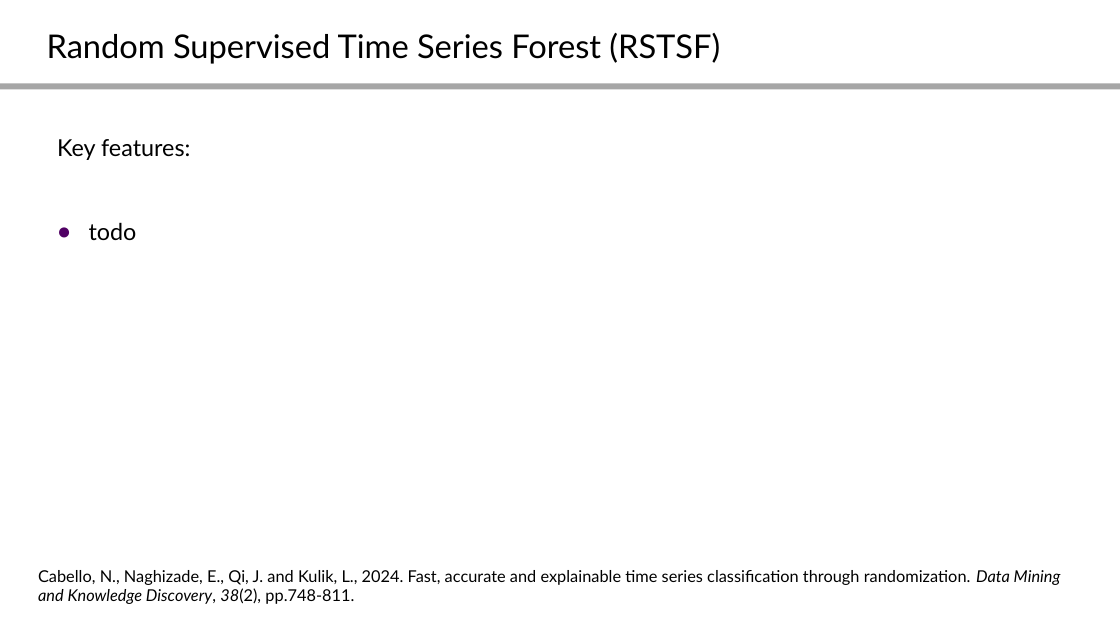
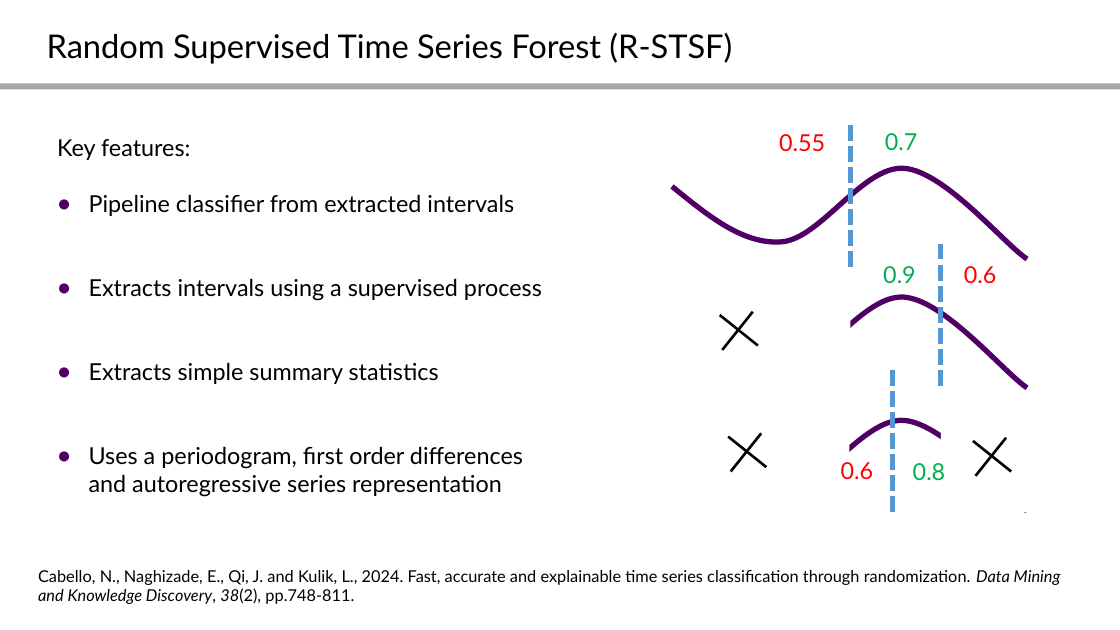
Before and after one commit to aeon-toolkit/aeon-tutorials, a slide deck: slide 13 of KDD-2024/Slides/part5_interval_based.pptx. Drawn at 1120x630 pixels with LibreOffice and Linux fonts; fonts in the diff are those of the drawing. Boxes give left, top, right and bottom in pixels: in the first picture for what was removed or moved away, otherwise in the second. Text is boxed around its words. In the diff, an @@ line names an element or a change of style, - is before the commit and + after.

```diff
--- a/KDD-2024/Slides/part5_interval_based.pptx
+++ b/KDD-2024/Slides/part5_interval_based.pptx
@@ title at (47,33,732,64): text changed @@
-Random Supervised Time Series Forest (RSTSF)
+Random Supervised Time Series Forest (R-STSF)
@@ text added at (779,134,825,152), 20 pt, text #FF0000 @@
+0.55
@@ line added from (851, 125) to (851, 267), #5698D3 4.5 pt dashed @@
@@ text added at (885,133,918,150), 20 pt, text #00B050 @@
+0.7
@@ freeform shape added at (672,168,1028,259), outline #500064 4.5 pt @@
@@ text at (89,194,542,497): text changed @@
-● todo
+● Pipeline classifier from extracted intervals
+● Extracts intervals using a supervised process
+● Extracts simple summary statistics
+● Uses a periodogram, first order differences and autoregressive series representation
@@ text added at (883,266,916,283), 20 pt, text #00B050 @@
+0.9
@@ line added from (941, 244) to (941, 386), #5698D3 4.5 pt dashed @@
@@ text added at (964,266,997,284), 20 pt, text #FF0000 @@
+0.6
@@ rectangle added at (660,297,850,403), fill #FFFFFF @@
@@ freeform shape added at (672,297,1028,388), outline #500064 4.5 pt @@
@@ line added from (720, 315) to (758, 345), #000000 2.25 pt @@
@@ line added from (723, 350) to (753, 312), #000000 2.25 pt @@
@@ line added from (893, 370) to (893, 513), #5698D3 4.5 pt dashed @@
@@ rectangle added at (660,406,849,512), fill #FFFFFF @@
@@ rectangle added at (941,407,1096,513), fill #FFFFFF @@
@@ freeform shape added at (672,420,1028,511), outline #500064 4.5 pt @@
@@ line added from (728, 437) to (766, 467), #000000 2.25 pt @@
@@ line added from (731, 471) to (761, 434), #000000 2.25 pt @@
@@ line added from (973, 441) to (1012, 471), #000000 2.25 pt @@
@@ line added from (975, 476) to (1007, 438), #000000 2.25 pt @@
@@ text added at (841,462,874,480), 20 pt, text #FF0000 @@
+0.6
@@ text added at (913,463,946,481), 20 pt, text #00B050 @@
+0.8
```
Also in this commit, not shown: 2 other slides changed, 2 slides added, 1 slide removed, 2 other files.
